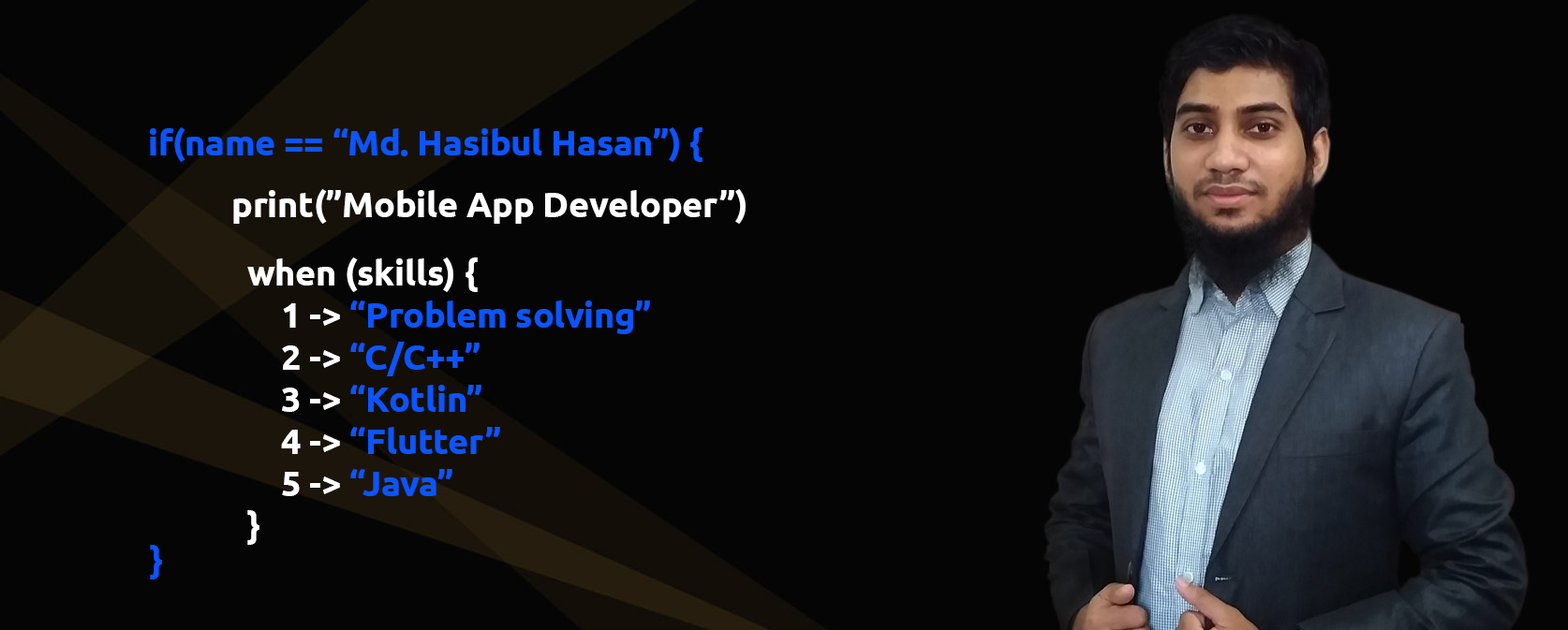
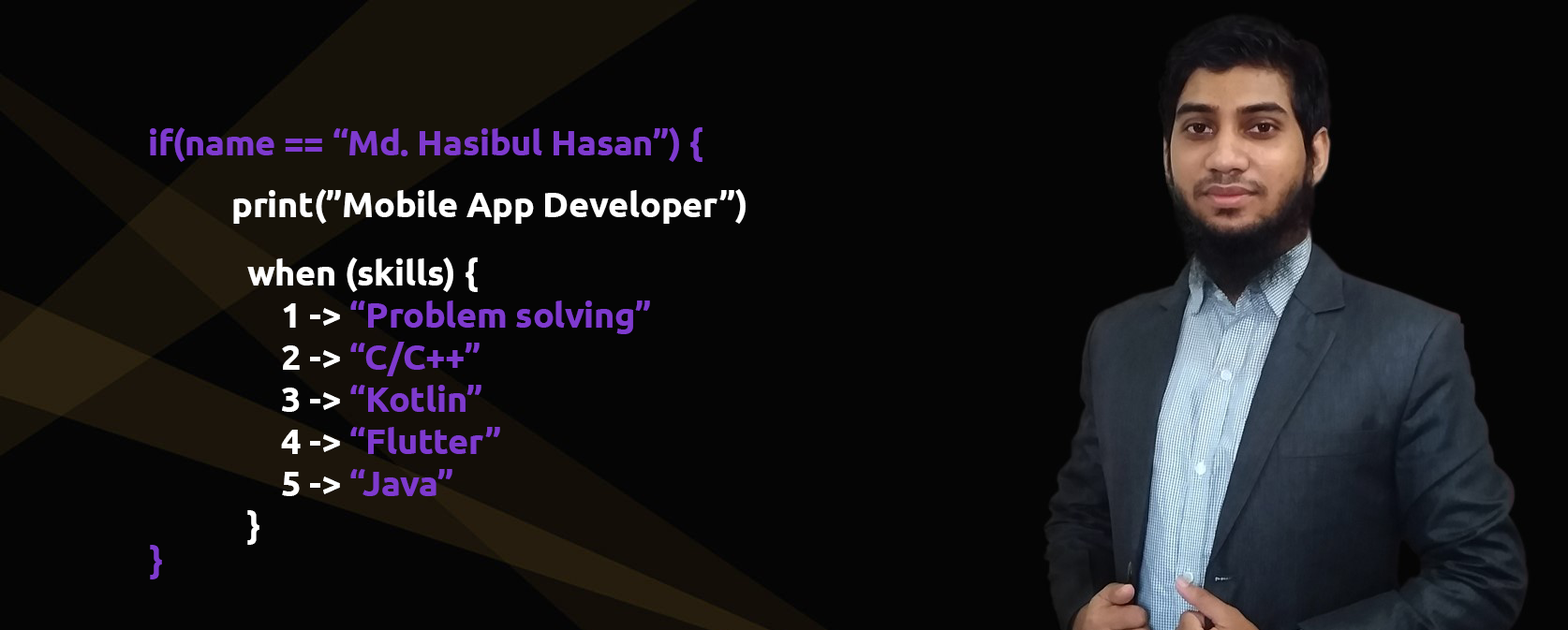
Revision of a layered (1568, 630) image; what changed, layer by layer:
painted on "}" over [149, 545, 163, 580]
painted on "when (skills) { 1 -> “Problem solving” 2 -> “C/C++” 3 -> “Ko" over [350, 300, 651, 497]
painted on "if(name == “Md. Hasibul Hasan”) {" over [149, 127, 703, 163]
